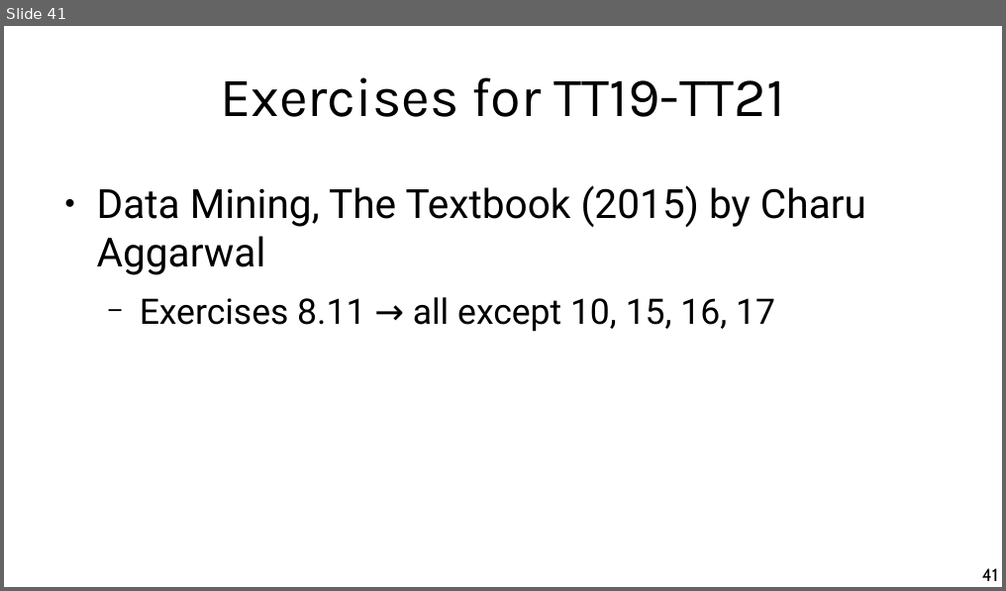
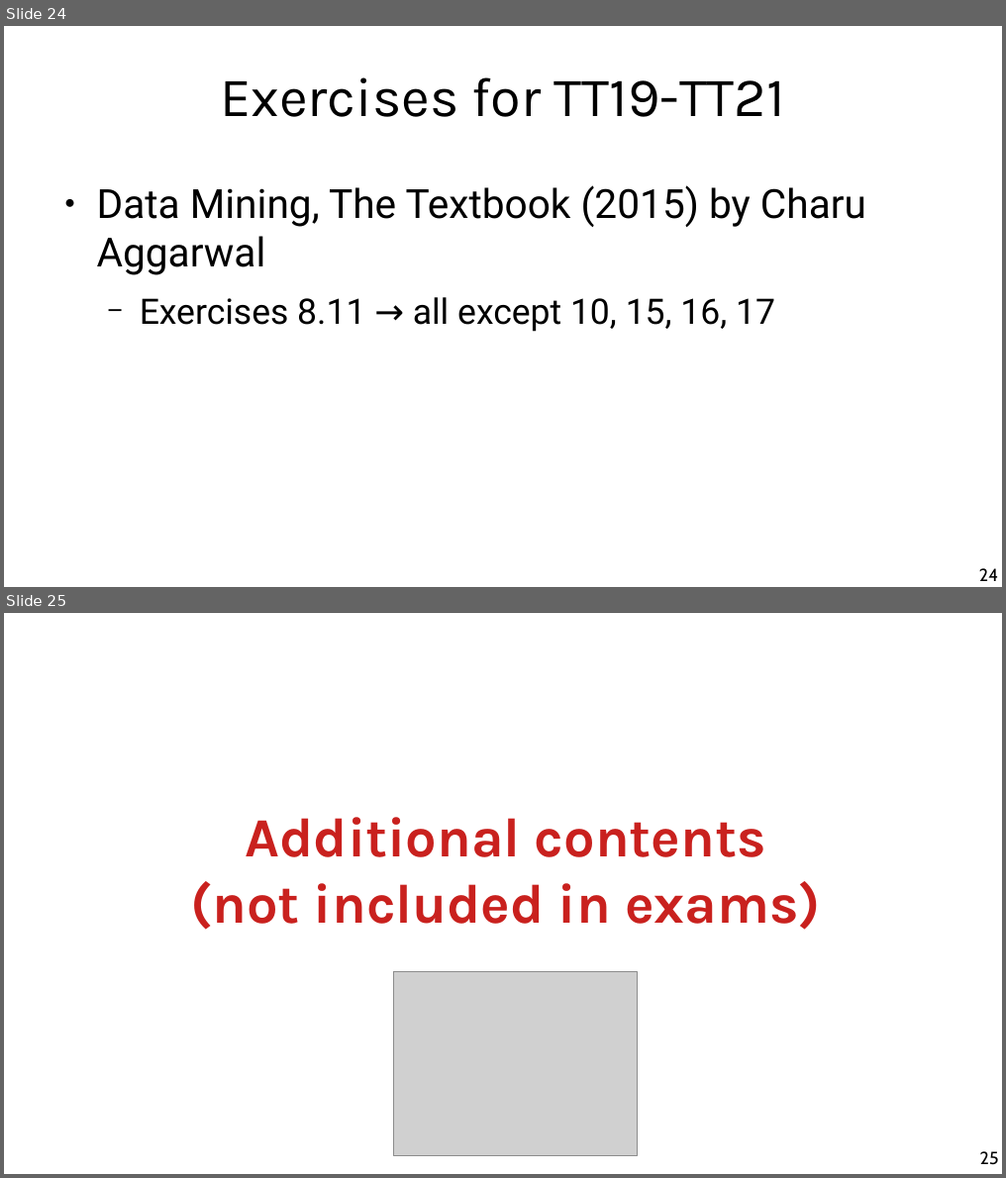
Before and after one commit to chatox/data-mining-course, a slide deck: theory/odp/tt21_outliers_isolation.odp. Shown one above the other, each under a label of ours: slide 41 before the commit, slides 24 and 25 after it. The pictures are 1006x591 and 1006x1178 pixels, drawn with LibreOffice and Linux fonts; fonts in the diff are those of the drawing; grey boxes stand for pictures. Boxes give left, top, right and bottom in pixels: in the first picture for what was removed or moved away, otherwise in the second. Text is boxed around its words. In the diff, an @@ line names an element or a change of style, - is before the commit and + after.

```diff
--- a/theory/odp/tt21_outliers_isolation.odp
+++ b/theory/odp/tt21_outliers_isolation.odp
@@ slide 25 added at (4,613,1002,1174), background #FFFFFF @@
@@ title added at (190,817,821,930), 44 pt, text #C9211E, bold @@
+Additional contents
+(not included in exams)
@@ picture added at (393,972,638,1157) @@
@@ page number added at (980,1152,999,1165), 14 pt, text #000000 @@
+25
@@ what was slide 41 is now slide 24 @@
@@ page number at (979,569,998,581): text changed @@
-41
+24
```
Also in this commit, not shown: 17 slides changed, 1 slide removed, 7 other files.
